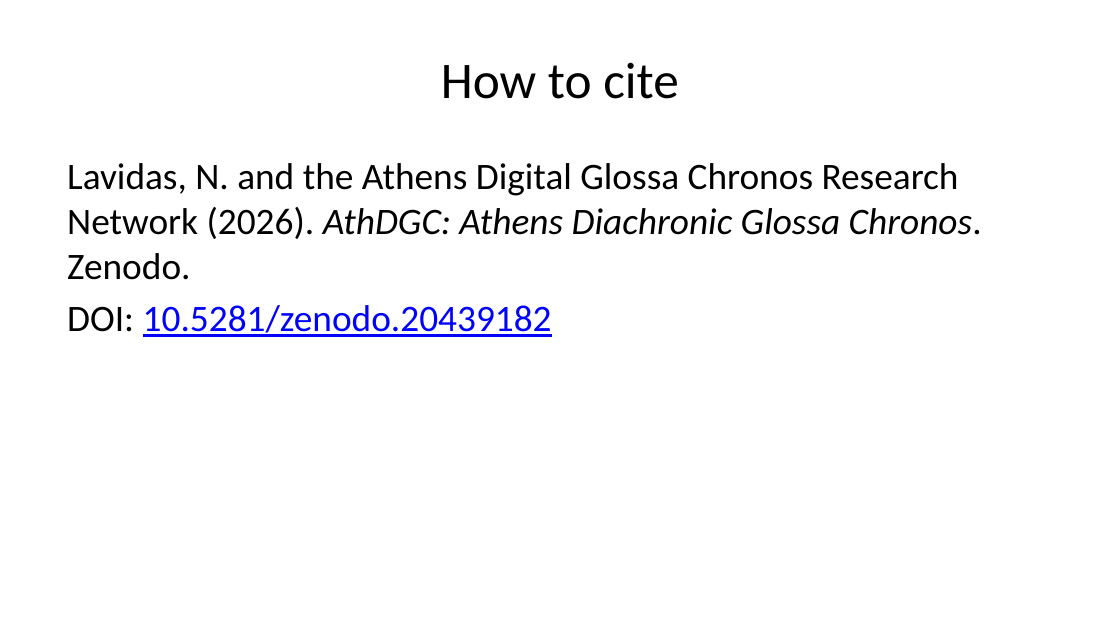
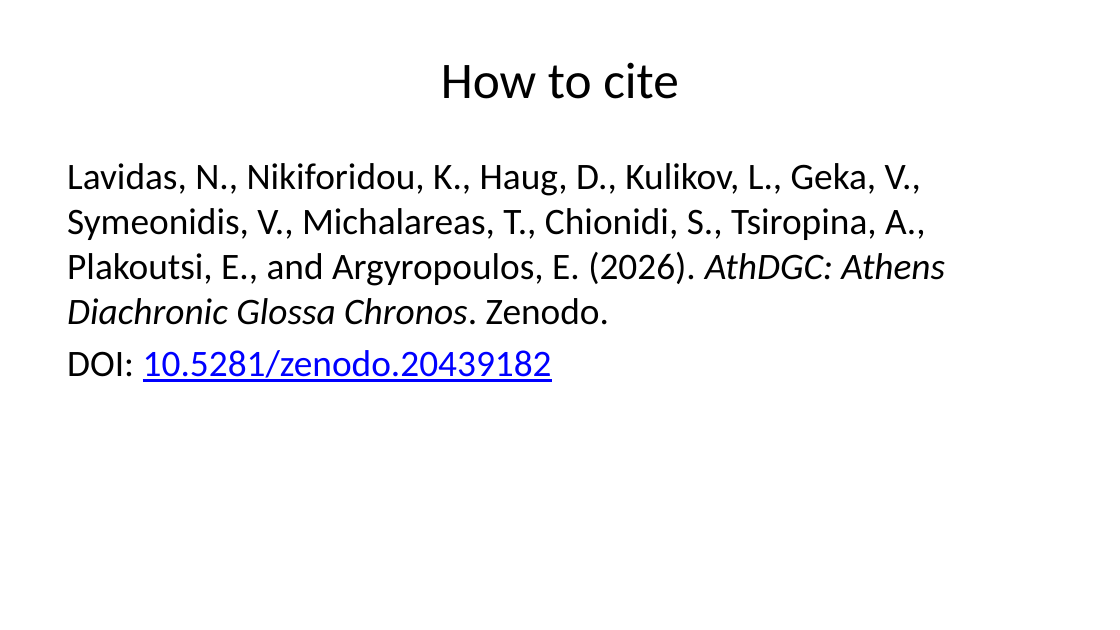
Before and after one commit to AthDGC/AthDGC.github.io, a slide deck: slide 9 of slides/announcement.pptx. Drawn at 1120x630 pixels with LibreOffice and Linux fonts; fonts in the diff are those of the drawing. Boxes give left, top, right and bottom in pixels: in the first picture for what was removed or moved away, otherwise in the second. Text is boxed around its words. In the diff, an @@ line names an element or a change of style, - is before the commit and + after.

Commit message:
AthDGC site update 2026-06-01 22:08 --- clean Quarto render, real Zenodo DOI 10.5281/zenodo.20439182, samples-only public release

```diff
--- a/slides/announcement.pptx
+++ b/slides/announcement.pptx
@@ text at <box>67,163,945,325</box>: text changed @@
-Lavidas, N. and the Athens Digital Glossa Chronos Research Network (2026). AthDGC: Athens Diachronic Glossa Chronos. Zenodo.
+Lavidas, N., Nikiforidou, K., Haug, D., Kulikov, L., Geka, V., Symeonidis, V., Michalareas, T., Chionidi, S., Tsiropina, A., Plakoutsi, E., and Argyropoulos, E. (2026). AthDGC: Athens Diachronic Glossa Chronos. Zenodo.
```
Also in this commit, not shown: 23 other files.
